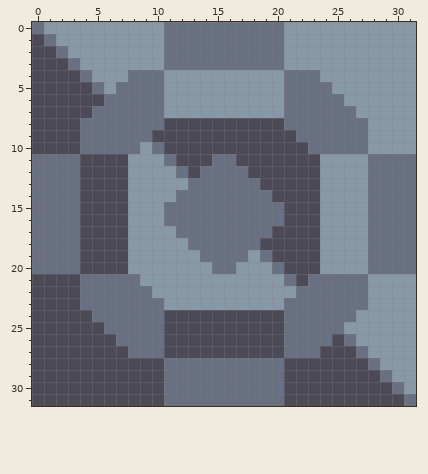
Pixel-art sprite, stored at assets/sprites/blocks/distribution/impulse-sorter.png. This is how it looked before the edit.
The file is 32x32 pixels.
After the commit:
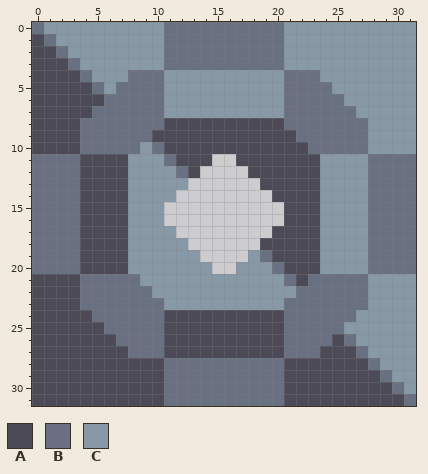
Palette (. is transparent): A #4d4a58  B #697082  C #8799a7
The exact change:
The edit erases colour B in row 11 at x 15 to 16; in row 12 at x 14 to 17; in row 13 at x 13 to 18; in row 14 at x 12 to 19; in rows 15 to 16 at x 11 to 20; in row 17 at x 12 to 19.
The edit erases colour B in row 18 at x 13 to 18; in row 19 at x 14 to 17; in row 20 at x 15 to 16.
Where, in picture pixels (left, top, right, bottom), the same in both pictures:
erased: (164, 154, 284, 274)
